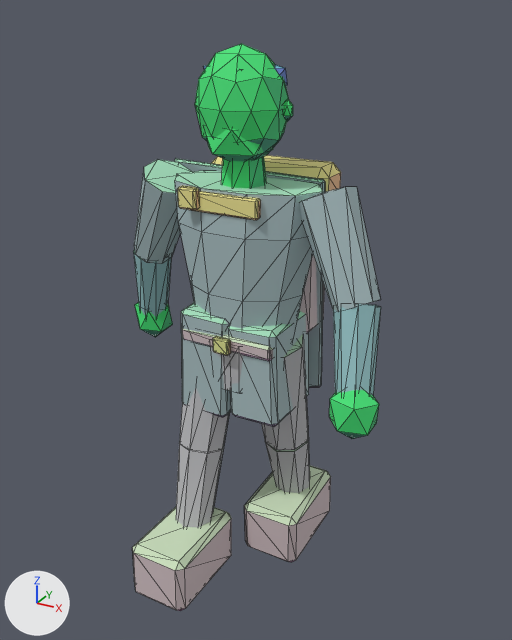
The glTF model assets/exports/npc/npc_traveller_down_l_v01.glb, before and after one commit.
The view is the same before and after, from a 50 mm lens placed at (1.22, -2.13, 2.14), pointed at (0.06, -0.02, 1.08). Arrows for +X, +Y and +Z are at lower left; the lights stay in place. The older version comes first. Mesh edges are drawn as thin lines. Vertices at exactly the same position are counted once.

Names of what the first picture shows: 'GEO_npc_traveller_down_l_v01'.
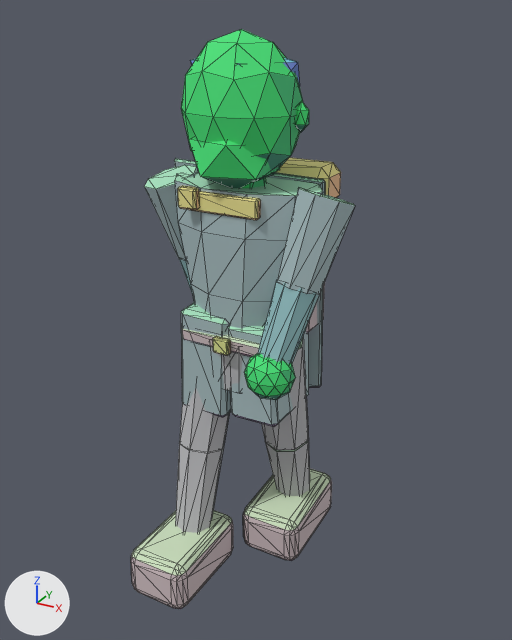
What differs and where, as boxes [x1, y1, x2, y2] in the pictures (512 x 640 px; the box of a moved part takes in the faces that stretch with it):
'GEO_npc_traveller_down_l_v01', reshaped (10% narrower)
    before: [132, 44, 381, 611]
    after: [131, 29, 355, 609]
part 1 of me_geo_npc_traveller_down_l_v01, moved or reshaped (mostly hidden afterwards)
    before: [133, 250, 171, 317]
    after: [179, 259, 193, 295]
part 2 of me_geo_npc_traveller_down_l_v01, moved or reshaped
    before: [333, 304, 381, 395]
    after: [258, 280, 319, 364]
part 3 of me_geo_npc_traveller_down_l_v01, added (green)
    after: [244, 353, 296, 400]
part 4 of me_geo_npc_traveller_down_l_v01, added (green)
    after: [181, 29, 303, 181]
part 5 of me_geo_npc_traveller_down_l_v01, added (green)
    after: [189, 138, 280, 188]
part 6 of me_geo_npc_traveller_down_l_v01, added
    after: [295, 101, 309, 132]
part 7 of me_geo_npc_traveller_down_l_v01, added
    after: [190, 57, 300, 86]
part 8 of me_geo_npc_traveller_down_l_v01, rebuilt
    before: [132, 507, 231, 611]
    after: [131, 510, 233, 609]
part 9 of me_geo_npc_traveller_down_l_v01, rebuilt
    before: [244, 465, 331, 562]
    after: [243, 469, 332, 561]
part 10 of me_geo_npc_traveller_down_l_v01, rebuilt (14% shorter)
    before: [299, 187, 381, 312]
    after: [277, 188, 355, 295]
part 11 of me_geo_npc_traveller_down_l_v01, rebuilt
    before: [134, 160, 192, 264]
    after: [144, 165, 198, 261]
part 12 of me_geo_npc_traveller_down_l_v01, deleted
    before: [135, 44, 379, 439]
part 13 of me_geo_npc_traveller_down_l_v01, moved or reshaped (mostly hidden afterwards)
    before: [221, 156, 267, 188]
    after: [241, 177, 266, 188]

The edits, one by one:
me_geo_npc_traveller_down_l_v01 is used by ob_geo_npc_traveller_down_l_v01; location (0.0, 0.0, 0.0).
Verts and faces of me_geo_npc_traveller_down_l_v01; kept vertices keep their numbers, new ones are numbered from 586.
Before the commit, vertices of me_geo_npc_traveller_down_l_v01: 488 (-0.07, 0.0, 1.7), 489 (-0.05, -0.05, 1.7), 490 (0.0, -0.07, 1.7), 491 (0.05, -0.05, 1.7), 492 (0.07, 0.0, 1.7).
Before the commit, vertices of me_geo_npc_traveller_down_l_v01: 493 (0.05, 0.05, 1.7), 494 (0.0, 0.07, 1.7), 495 (-0.05, 0.05, 1.7).
me_geo_npc_traveller_down_l_v01 had 586 vertices, 1056 faces and spanned x -0.62..0.62, y -0.48..0.34, z -0.01..2.03.
me_geo_npc_traveller_down_l_v01 now has 790 vertices, 1464 faces and spans x -0.41..0.41, y -0.49..0.35, z 0.0..2.07.
me_geo_npc_traveller_down_l_v01 part 1: the loose piece of 16 vertices spanning x -0.59..-0.39, y 0.0..0.2, z 0.9..1.26 is multiplied about its middle by the matrix ((0.895, -0.003, -0.287), (-0.006, 0.94, -0.029), (0.287, 0.029, 0.895)), then moved by (0.26, 0.01, 0.04).
me_geo_npc_traveller_down_l_v01 part 2: the loose piece of 16 vertices spanning x 0.4..0.59, y -0.28..-0.01, z 0.91..1.28 is turned -36.8 degrees about the z axis through its middle and scaled by 0.932, then moved by (-0.25, 0.0, 0.04).
me_geo_npc_traveller_down_l_v01 part 3: a new loose piece, an icosphere of 80 faces spanning x 0.14..0.31, y -0.3..-0.14, z 0.9..1.08, in mat_mat_npc_indexed.
me_geo_npc_traveller_down_l_v01 part 4: a new loose piece, an icosphere of 80 faces spanning x -0.21..0.21, y -0.19..0.17, z 1.58..2.07, in mat_mat_npc_indexed.
me_geo_npc_traveller_down_l_v01 part 5: a new loose piece, an icosphere of 20 faces spanning x -0.16..0.16, y -0.2..0.08, z 1.57..1.81, in mat_mat_npc_indexed.
me_geo_npc_traveller_down_l_v01 part 6: a new loose piece, an icosphere of 20 faces spanning x 0.187..0.242, y -0.025..0.017, z 1.768..1.867, in mat_mat_npc_indexed.
me_geo_npc_traveller_down_l_v01 part 7: a new loose piece, an icosphere of 20 faces spanning x -0.19..0.19, y -0.14..0.17, z 1.85..2.03, in mat_mat_npc_indexed.
me_geo_npc_traveller_down_l_v01 part 8: the loose piece of 24 vertices spanning x -0.25..-0.01, y -0.48..-0.08, z -0.01..0.24 is rebuilt with 96 vertices and now spans x -0.26..0.0, y -0.49..-0.07, z 0.0..0.22.
me_geo_npc_traveller_down_l_v01 part 9: the loose piece of 24 vertices spanning x 0.01..0.25, y -0.06..0.34, z 0.01..0.27 is rebuilt with 96 vertices and now spans x 0.0..0.26, y -0.07..0.35, z 0.03..0.24.
me_geo_npc_traveller_down_l_v01 part 10: the loose piece of 16 vertices spanning x 0.22..0.54, y -0.15..0.09, z 1.2..1.62 is rebuilt with 16 vertices and now spans x 0.18..0.41, y -0.16..0.1, z 1.25..1.6.
me_geo_npc_traveller_down_l_v01 part 11: the loose piece of 16 vertices spanning x -0.54..-0.22, y -0.09..0.15, z 1.2..1.62 is rebuilt with 16 vertices and now spans x -0.41..-0.18, y -0.1..0.16, z 1.25..1.6.
me_geo_npc_traveller_down_l_v01 part 12: 7 loose pieces with 114 vertices, spanning x -0.62..0.62, y -0.3..0.21, z 0.81..2.03, are deleted.
Part 13, on me_geo_npc_traveller_down_l_v01:
Vertices 488 to 495 move by (0.0, 0.0, -0.04).
Other edits to the shape of me_geo_npc_traveller_down_l_v01 do not show in these pictures.
